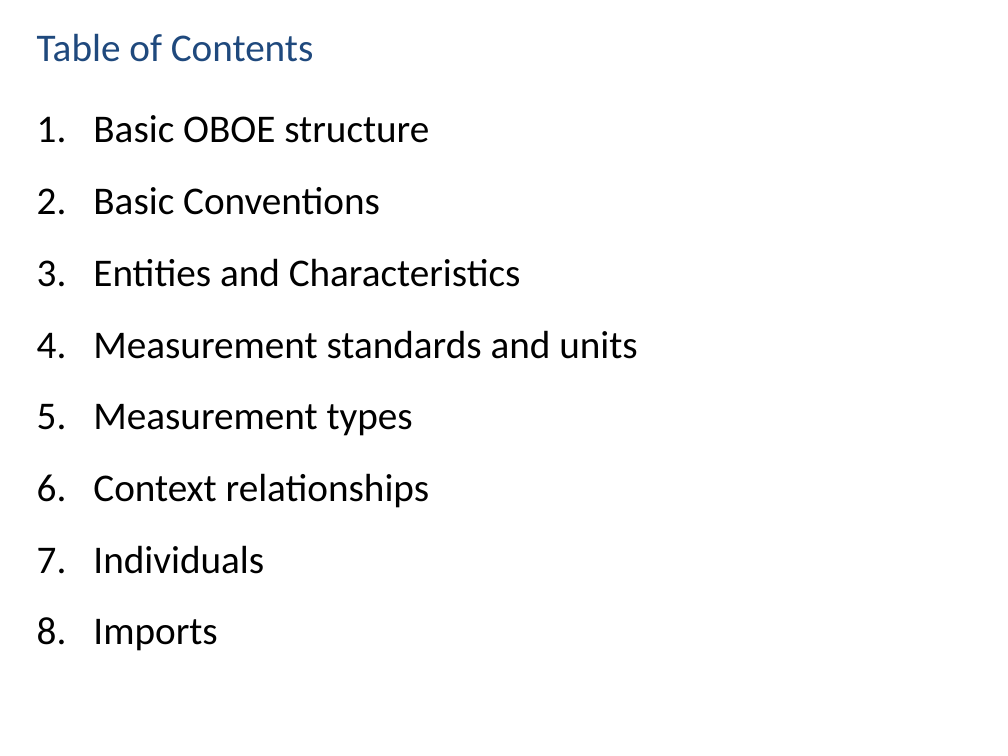
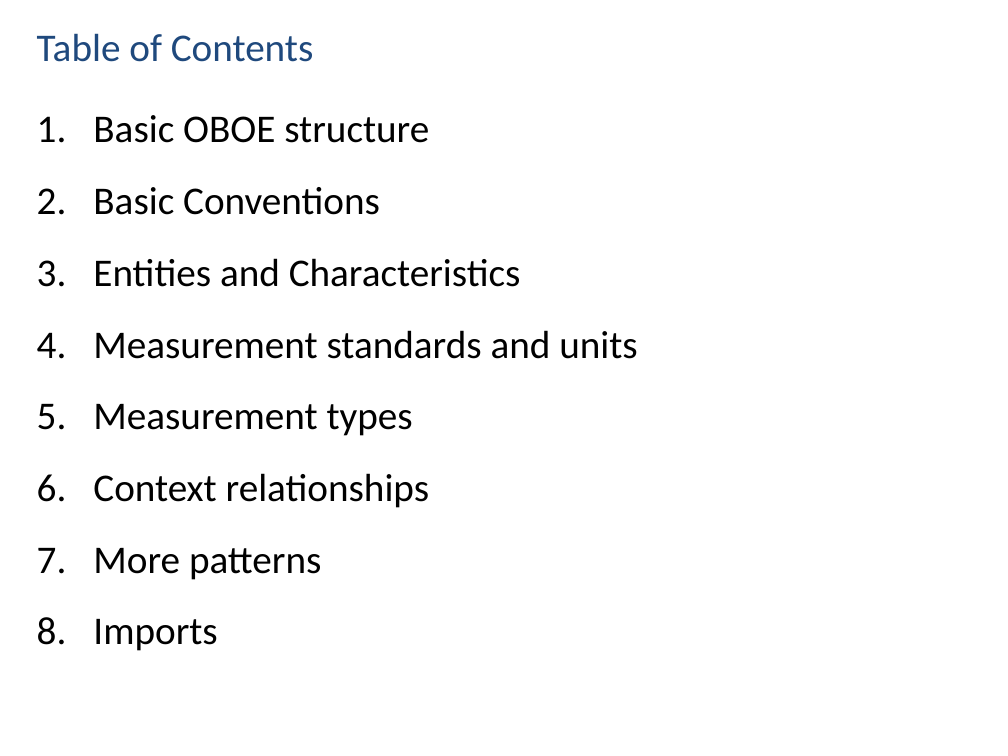
Before and after one commit to NCEAS/semtools, a slide deck: slide 2 of dev/oboe/docs/oboe-design-patterns.pptx. Drawn at 1008x756 pixels with LibreOffice and Linux fonts; fonts in the diff are those of the drawing. Boxes give left, top, right and bottom in pixels: in the first picture for what was removed or moved away, otherwise in the second. Text is boxed around its words. In the diff, an @@ line names an element or a change of style, - is before the commit and + after.

```diff
--- a/dev/oboe/docs/oboe-design-patterns.pptx
+++ b/dev/oboe/docs/oboe-design-patterns.pptx
@@ text at [93,548,321,580]: text changed @@
-7. Individuals
+7. More patterns
```
Also in this commit, not shown: 8 other slides changed, 7 slides added, 2 slides removed.
